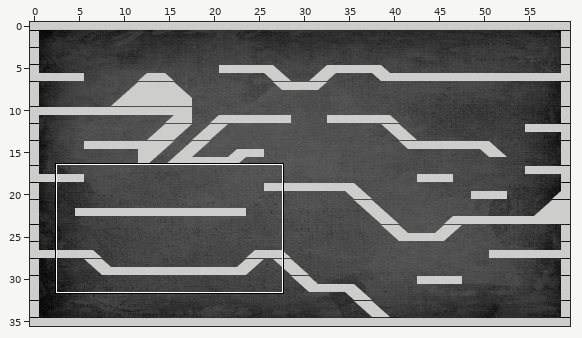
One commit to this Tiled map: Unstoppable_Bros/android/assets/UbrosMap/UbrosMap.tmx. Above: a wide view before the commit, with the close-up outlined.
Close-up. Before the commit:
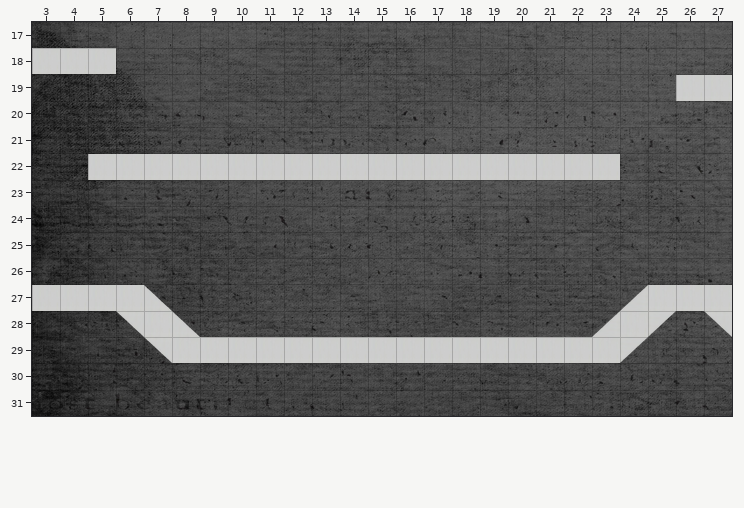
Cells are 32x30 px. Shown: x 3..27, y 17..31. The commit also changed other parts of the map, which this record leaves out.
The same view after the edit:
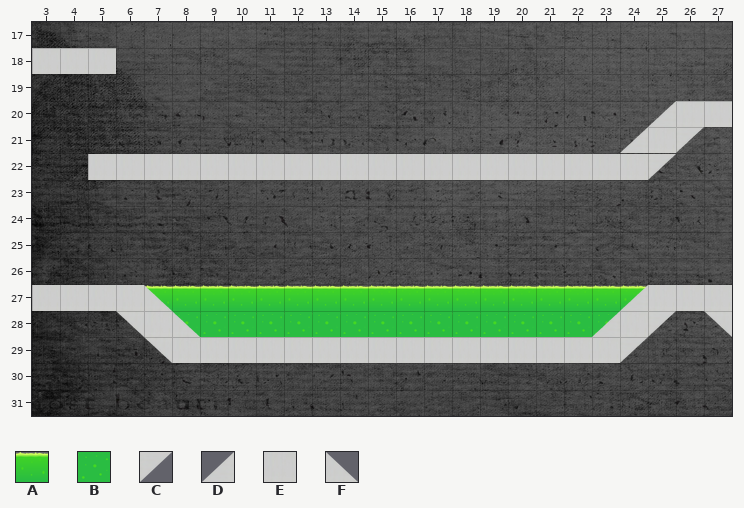
Key: from "Acid": A 0, B 1; from "GroundInvertedTriangle": C 0, D 0 turned 180; from "GroundMiddleQuad": E 0; from "GroundTriangle": F 0.
_ is an empty cell, . an unchanged one.
Tiles of an added or newly shown layer are drawn over the layers below it.
Difference:
--- layer "Graphics" (removed)
@@ x 26..27 @@
-19 EE
+19 __
@@ x 7..24 @@
-27 F................D
-28 .F..............D.
+27 _................_
+28 ._.............._.
--- layer "Graphics - Acid" (added)
@@ x 7..24 @@
-27 __________________
-28 .________________.
+27 AAAAAAAAAAAAAAAAAA
+28 .BBBBBBBBBBBBBBBB.
--- layer "Graphics - Ground" (added)
@@ x 24..27 @@
-20 .___
-21 ___.
-22 __..
+20 .DEE
+21 DEC.
+22 EC..
@@ x 7..24 @@
-27 _................_
-28 ._.............._.
+27 F................D
+28 .F..............D.
Changed places in both close-ups, as pixel boxes (x1, y1, x2, y2):
changed: (620, 75, 732, 180)
changed: (145, 285, 647, 337)
